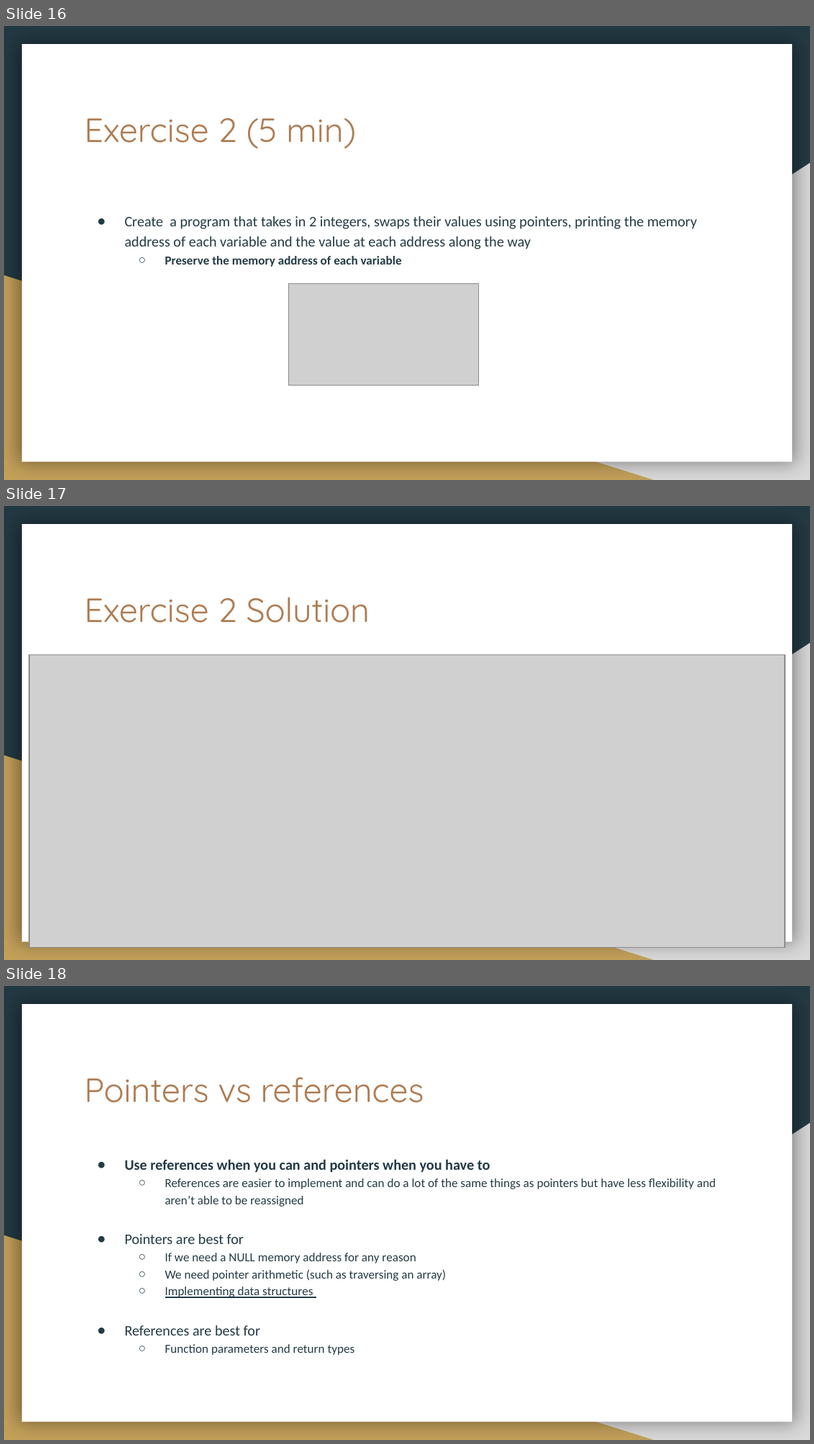
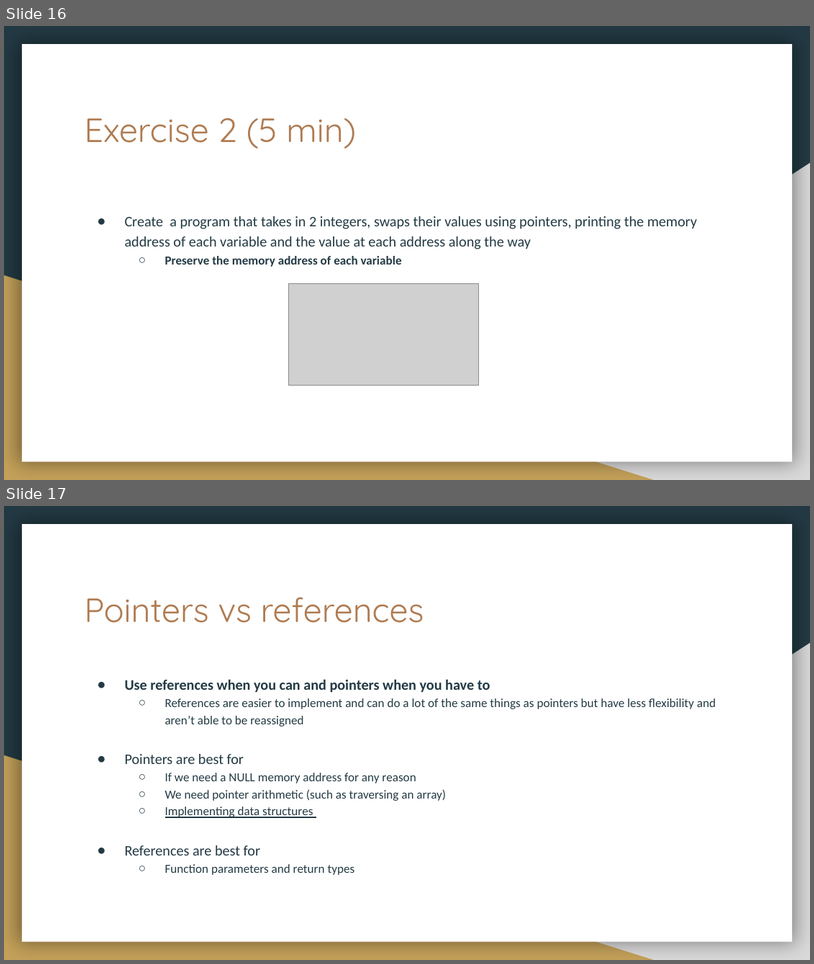
Before and after one commit to mattpower02/csc211-summer2022, a slide deck: discussions/ppt_slides/Discussion_Week_5.pptx. Shown one above the other, each under a label of ours: slides 16, 17 and 18 before the commit, slides 16 and 17 after it. The pictures are 814x1444 and 814x964 pixels, drawn with LibreOffice and Linux fonts; fonts in the diff are those of the drawing; grey boxes stand for pictures. Boxes give left, top, right and bottom in pixels: in the first picture for what was removed or moved away, otherwise in the second. Text is boxed around its words. In the diff, an @@ line names an element or a change of style, - is before the commit and + after.

```diff
--- a/discussions/ppt_slides/Discussion_Week_5.pptx
+++ b/discussions/ppt_slides/Discussion_Week_5.pptx
@@ slide 17 removed at <box>4,506,810,960</box>, background #233A44; not listed: 3 template elements that a slide beside it also shows @@
@@ title removed at <box>85,597,370,623</box> @@
-Exercise 2 Solution
@@ picture removed at <box>29,655,785,947</box> @@
@@ what was slide 18 is now slide 17 @@
```
